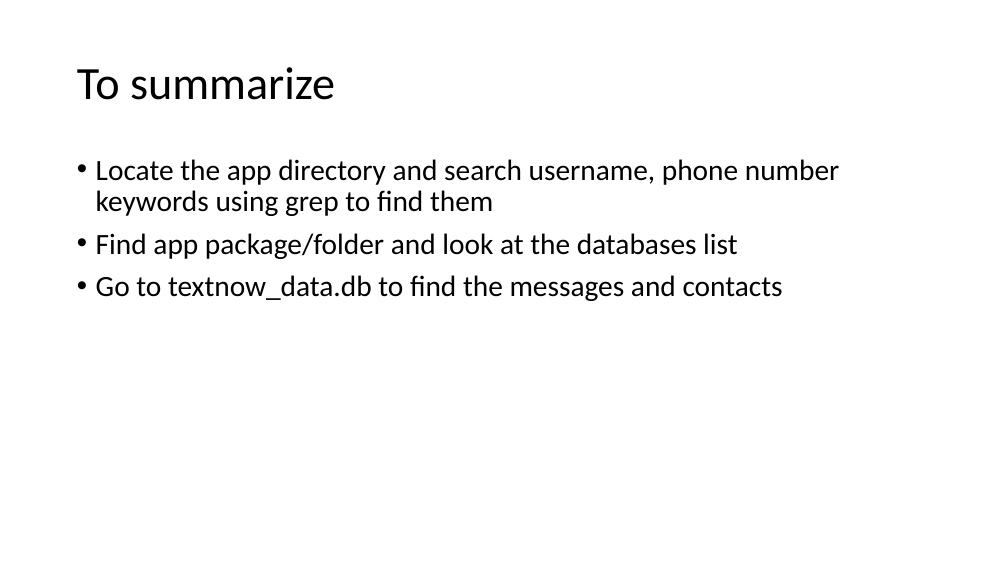
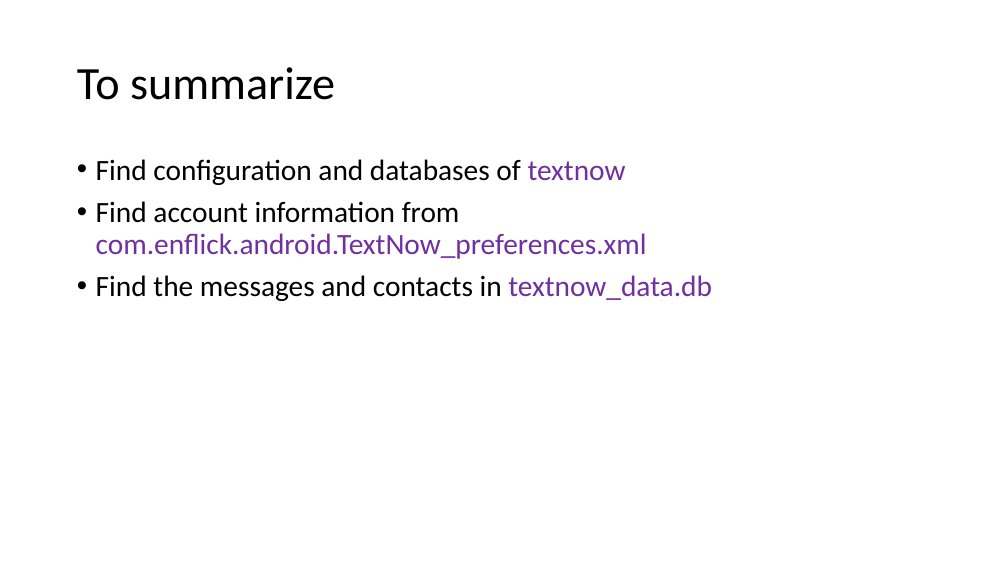
Before and after one commit to frankwxu/digital-forensics-lab, a slide deck: slide 21 of Android10/5_3_2_Third_Party_App_Investigation _textnow.pptx (slide 16 before the commit). Drawn at 1008x567 pixels with LibreOffice and Linux fonts; fonts in the diff are those of the drawing; background and template pictures are left out. Boxes give left, top, right and bottom in pixels: in the first picture for what was removed or moved away, otherwise in the second. Text is boxed around its words. In the diff, an @@ line names an element or a change of style, - is before the commit and + after.

Commit message:
revise Android 10 3rd party app investigation

```diff
--- a/Android10/5_3_2_Third_Party_App_Investigation _textnow.pptx
+++ b/Android10/5_3_2_Third_Party_App_Investigation _textnow.pptx
@@ text at [96,159,712,301]: text changed @@
-• Locate the app directory and search username, phone number keywords using grep to find them
-• Find app package/folder and look at the databases list
-• Go to textnow_data.db to find the messages and contacts
+• Find configuration and databases of textnow
+• Find account information from com.enflick.android.TextNow_preferences.xml
+• Find the messages and contacts in textnow_data.db
```
Also in this commit, not shown: 9 other slides changed, 7 slides added, 2 slides removed, 2 other files.
